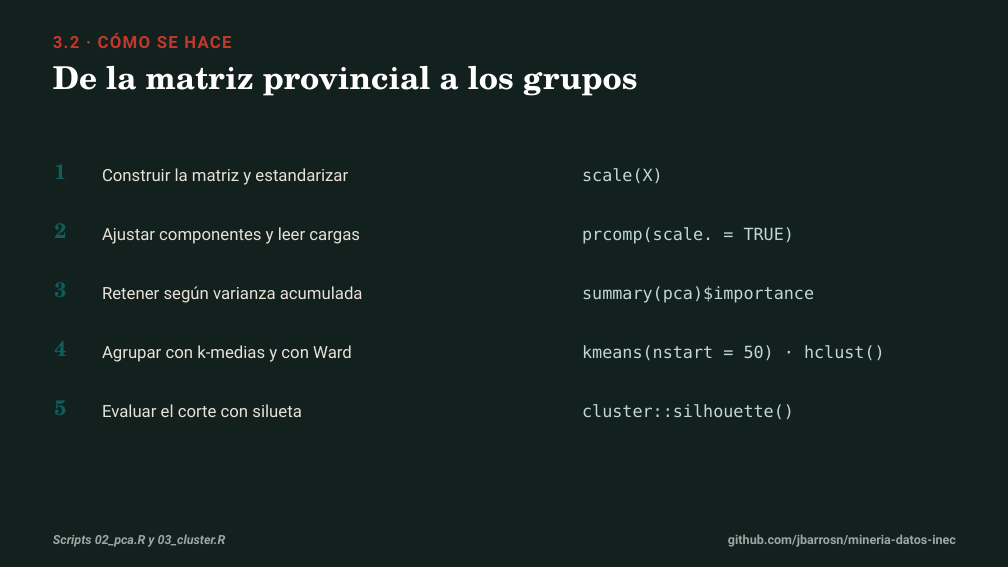
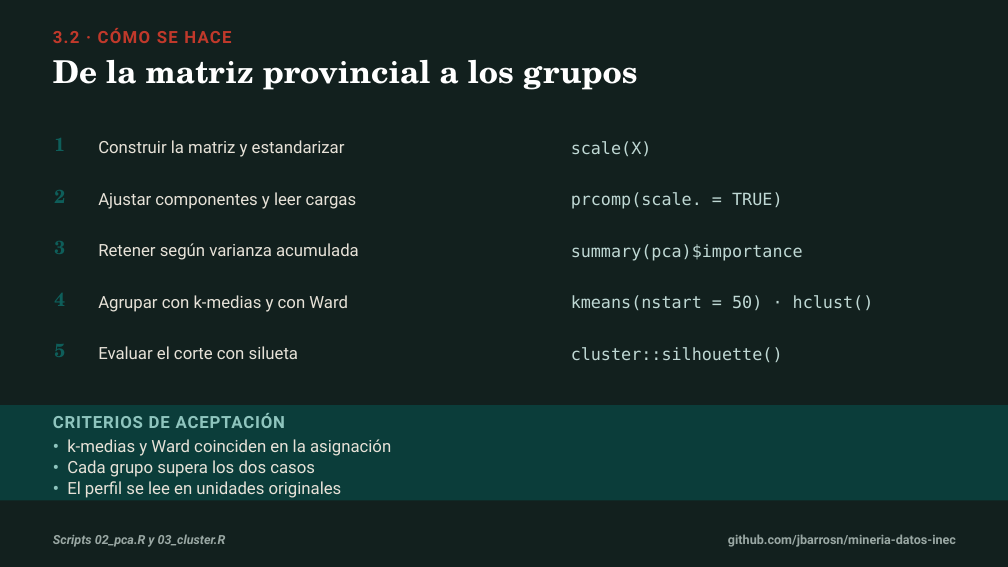
Before and after one commit to jbarrosn/mineria-datos-inec, a slide deck: slide 11 of docs/diapositivas/02_multivariante.pptx. Drawn at 1008x567 pixels with LibreOffice and Linux fonts; fonts in the diff are those of the drawing. Boxes give left, top, right and bottom in pixels: in the first picture for what was removed or moved away, otherwise in the second. Text is boxed around its words. In the diff, an @@ line names an element or a change of style, - is before the commit and + after.

Commit message:
Agrega criterios de aceptacion a cada lamina y reajusta la retícula

```diff
--- a/docs/diapositivas/02_multivariante.pptx
+++ b/docs/diapositivas/02_multivariante.pptx
@@ text "3.2 · CÓMO SE HACE": place and size @@
-text "3.2 · CÓMO SE HACE" at <box>53,33,231,48</box>
+text "3.2 · CÓMO SE HACE" at <box>53,28,231,43</box>
@@ text "De la matriz provincial a ...": place and size @@
-text "De la matriz provincial a ..." at <box>53,66,638,96</box>
+text "De la matriz provincial a ..." at <box>53,60,638,90</box>
@@ text "1": place and size @@
-text "1" at <box>54,164,66,179</box>
+text "1" at <box>54,138,65,151</box>
@@ text "Construir la matriz y estandarizar": place and size @@
-text "Construir la matriz y estandarizar" at <box>102,168,348,185</box>
+text "Construir la matriz y estandarizar" at <box>98,140,345,157</box>
@@ text "scale(X)": place and size @@
-text "scale(X)" at <box>582,168,663,183</box>
+text "scale(X)" at <box>571,141,652,156</box>
@@ text "2": place and size @@
-text "2" at <box>54,223,66,238</box>
+text "2" at <box>54,190,65,203</box>
@@ text "Ajustar componentes y leer cargas": place and size @@
-text "Ajustar componentes y leer cargas" at <box>102,227,360,244</box>
+text "Ajustar componentes y leer cargas" at <box>98,192,357,209</box>
@@ text "prcomp(scale. = TRUE)": place and size @@
-text "prcomp(scale. = TRUE)" at <box>582,227,794,244</box>
+text "prcomp(scale. = TRUE)" at <box>571,192,782,209</box>
@@ text "3": place and size @@
-text "3" at <box>54,282,66,297</box>
+text "3" at <box>54,241,65,254</box>
@@ text "Retener según varianza acumulada": place and size @@
-text "Retener según varianza acumulada" at <box>102,286,363,303</box>
+text "Retener según varianza acumulada" at <box>98,243,359,260</box>
@@ text "summary(pca)$importance": place and size @@
-text "summary(pca)$importance" at <box>582,286,814,303</box>
+text "summary(pca)$importance" at <box>571,244,803,261</box>
@@ text "4": place and size @@
-text "4" at <box>54,341,66,356</box>
+text "4" at <box>54,293,65,306</box>
@@ text "Agrupar con k-medias y con ...": place and size @@
-text "Agrupar con k-medias y con ..." at <box>102,345,352,362</box>
+text "Agrupar con k-medias y con ..." at <box>98,295,348,312</box>
@@ text "kmeans(nstart = 50) · hclust()": place and size @@
-text "kmeans(nstart = 50) · hclust()" at <box>582,345,885,360</box>
+text "kmeans(nstart = 50) · hclust()" at <box>571,295,874,310</box>
@@ size 20 to 18 pt in 5 elements at <box>54,138,65,151</box>, <box>54,190,65,203</box>, <box>54,241,65,254</box>, <box>54,293,65,306</box>, <box>54,344,65,357</box> @@
@@ text "5": place and size @@
-text "5" at <box>54,400,66,415</box>
+text "5" at <box>54,344,65,357</box>
@@ line spacing 1.1 to 1.05 in 5 elements at <box>98,140,345,157</box>, <box>98,192,357,209</box>, <box>98,243,359,260</box>, <box>98,295,348,312</box>, <box>98,346,298,359</box> @@
@@ text "Evaluar el corte con silueta": place and size @@
-text "Evaluar el corte con silueta" at <box>102,404,301,417</box>
+text "Evaluar el corte con silueta" at <box>98,346,298,359</box>
@@ line spacing 1.05 to 1 in 5 elements at <box>571,141,652,156</box>, <box>571,192,782,209</box>, <box>571,244,803,261</box>, <box>571,295,874,310</box>, <box>571,347,783,362</box> @@
@@ text "cluster::silhouette()": place and size @@
-text "cluster::silhouette()" at <box>582,404,794,419</box>
+text "cluster::silhouette()" at <box>571,347,783,362</box>
@@ rectangle added at <box>0,405,1008,501</box>, fill #0B3D3A @@
@@ text added at <box>53,413,285,428</box>, 16 pt, text #8FC5BE, bold @@
+CRITERIOS DE ACEPTACIÓN
@@ text added at <box>67,439,391,498</box>, 16 pt, text #E7E2D8 @@
+• k-medias y Ward coinciden en la asignación
+• Cada grupo supera los dos casos
+• El perfil se lee en unidades originales
```
Also in this commit, not shown: 9 other slides changed, 9 other files.
